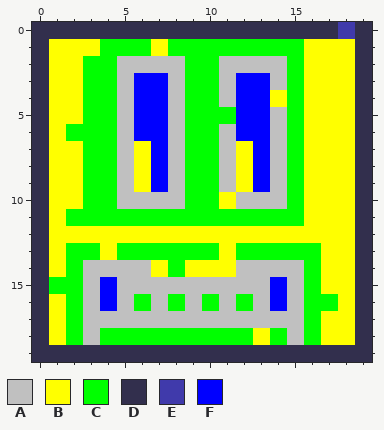
File history of a pixel-art sprite, resources/levels/level1_1.png. This is how it looked before the edit.
The file is 20x20 pixels.
Palette (. is transparent): A #c0c0c0  B #ffff00  C #00ff00  D #322f4d  E #403aab  F #0000ff
Pixels before, first column x 0:
 0 DDDDDDDDDDDDDDDDDDED
 1 DBBBCCCBCCCCCCCCBBBD
 2 DBBCCAAAACCAAAACBBBD
 3 DBBCCAFFACCAFFACBBBD
 4 DBBCCAFFACCAFFBCBBBD
 5 DBBCCAFFACCCFFACBBBD
 6 DBCCCAFFACCAFFACBBBD
 7 DBBCCABFACCABFACBBBD
 8 DBBCCABFACCABFACBBBD
 9 DBBCCABFACCABFACBBBD
10 DBBCCAAAACCBAAACBBBD
11 DBCCCCCCCCCCCCCCBBBD
12 DBBBBBBBBBBBBBBBBBBD
13 DBCCBCCCCCCBCCCCCBBD
14 DBCAAAABCBBBAAAACBBD
15 DCCAFAAAAAAAAAFACBBD
16 DBCAFACACACACAFACCBD
17 DBCAAAAAAAAAAAAACBBD
18 DBCACCCCCCCCCBCACBBD
19 DDDDDDDDDDDDDDDDDDDD
New version:
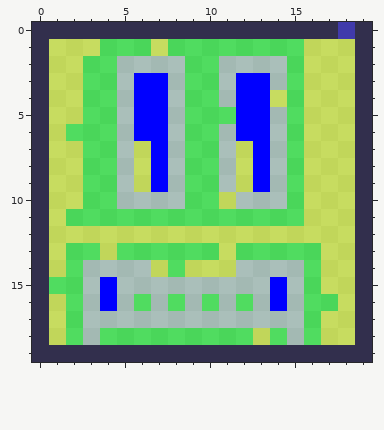
Edits made:
colour A: #c0c0c0 -> #c0c0c077
colour B: #ffff00 -> #ffff0077
colour C: #00ff00 -> #00ff0077
Where, in picture pixels (left, top, right, bottom), the same in both pictures:
changed: (49, 39, 355, 345)
